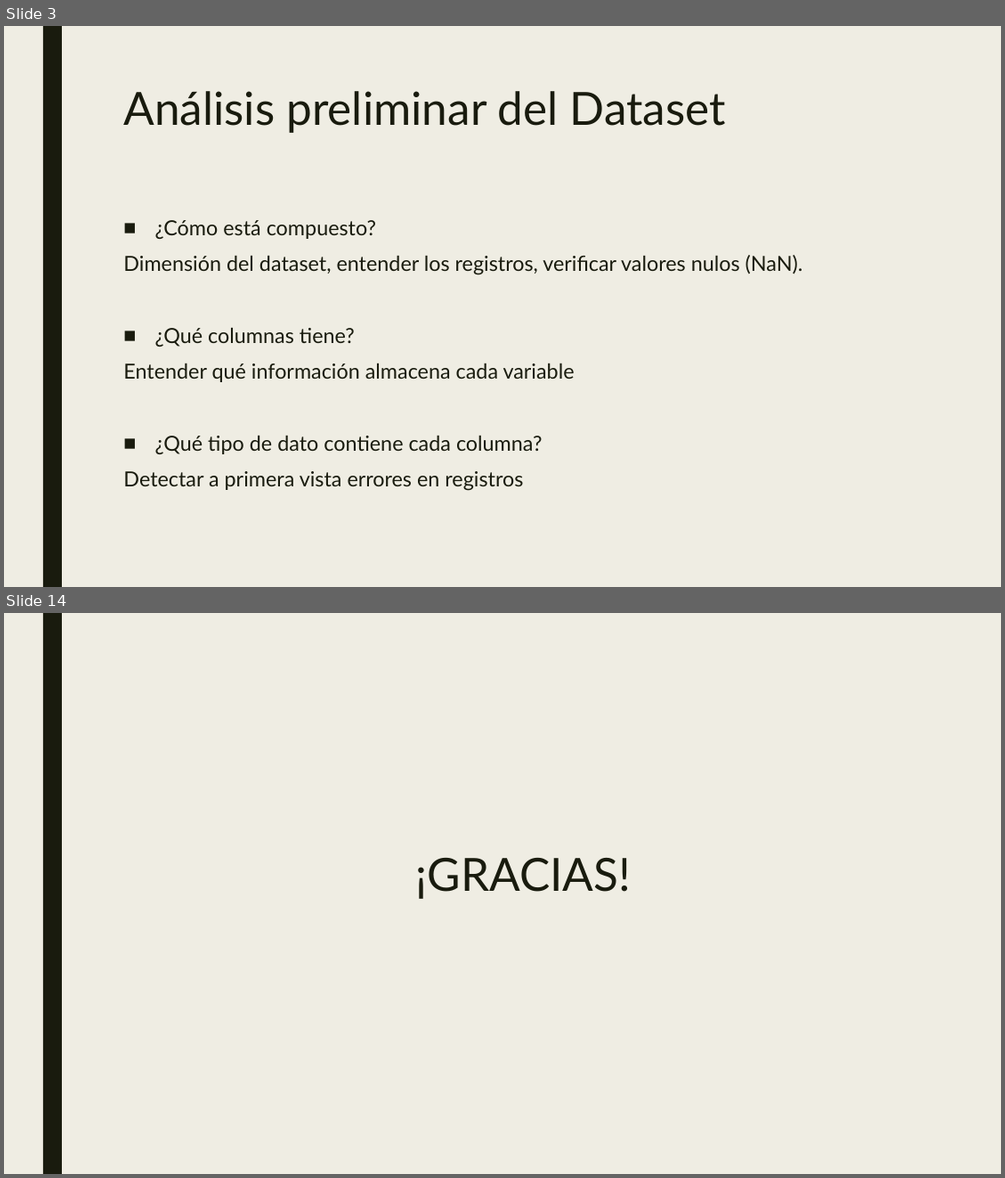
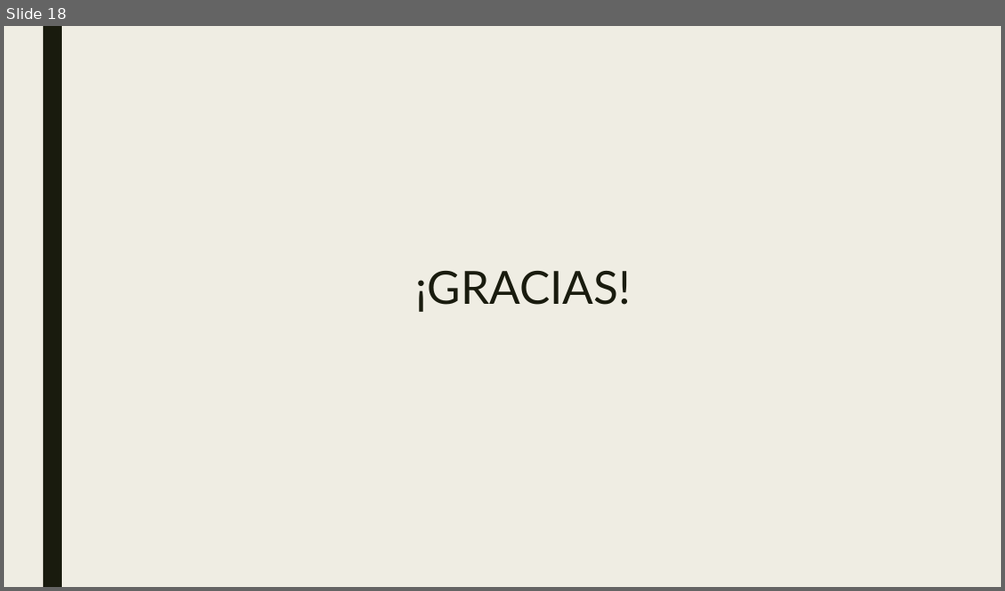
Before and after one commit to varelapablos/Desafio1-G3, a slide deck: Presentación - Desafio 2 - Regresión Lineal Properati.pptx. Shown one above the other, each under a label of ours: slides 3 and 14 before the commit, slide 18 after it; the slides between them are not shown. The pictures are 1005x1178 and 1005x591 pixels, drawn with LibreOffice and Linux fonts; fonts in the diff are those of the drawing. Boxes give left, top, right and bottom in pixels: in the first picture for what was removed or moved away, otherwise in the second. Text is boxed around its words. In the diff, an @@ line names an element or a change of style, - is before the commit and + after.

```diff
--- a/Presentación - Desafio 2 - Regresión Lineal Properati.pptx
+++ b/Presentación - Desafio 2 - Regresión Lineal Properati.pptx
@@ slide 3 removed at box(4, 26, 1001, 587), background #EFEDE3; not listed: 1 template element that a slide beside it also shows @@
@@ title removed at box(123, 91, 726, 133) @@
-Análisis preliminar del Dataset
@@ text removed at box(123, 220, 803, 491) @@
-■ ¿Cómo está compuesto?
-Dimensión del dataset, entender los registros, verificar valores nulos (NaN).
-■ ¿Qué columnas tiene?
-Entender qué información almacena cada variable
-■ ¿Qué tipo de dato contiene cada columna?
-Detectar a primera vista errores en registros
@@ what was slide 14 is now slide 18 @@
```
Also in this commit, not shown: 2 slides changed, 15 slides added, 10 other slides removed.
